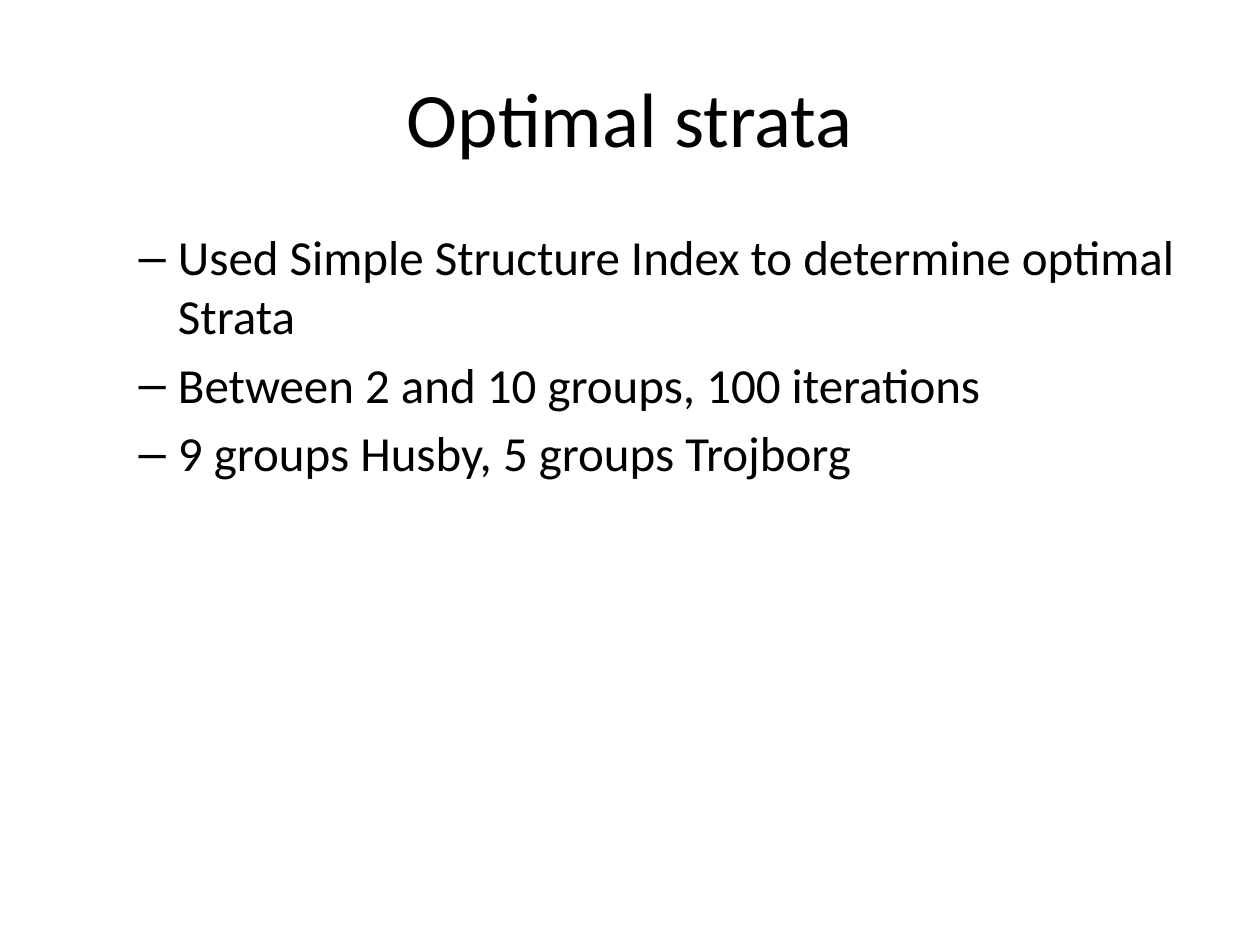
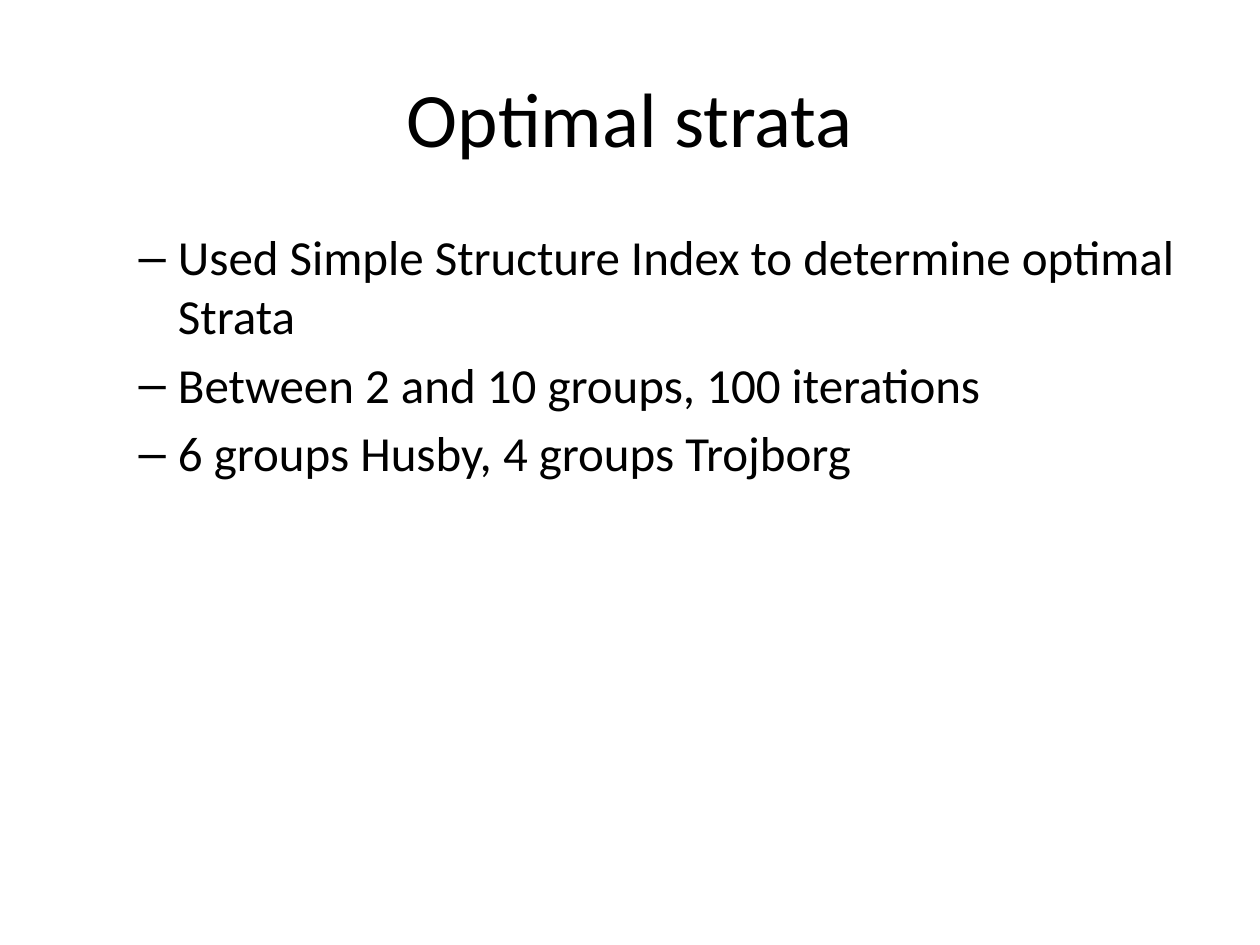
Before and after one commit to derek-corcoran-barrios/Husby_Trojborg, a slide deck: slide 4 of Husby_Trojborg.pptx. Drawn at 1260x945 pixels with LibreOffice and Linux fonts; fonts in the diff are those of the drawing. Boxes give left, top, right and bottom in pixels: in the first picture for what was removed or moved away, otherwise in the second. Text is boxed around its words. In the diff, an @@ line names an element or a change of style, - is before the commit and + after.

Commit message:
New presentation

```diff
--- a/Husby_Trojborg.pptx
+++ b/Husby_Trojborg.pptx
@@ text at [178,437,851,480]: text changed @@
-  – 9 groups Husby, 5 groups Trojborg
+  – 6 groups Husby, 4 groups Trojborg
```
Also in this commit, not shown: 2 other files.
